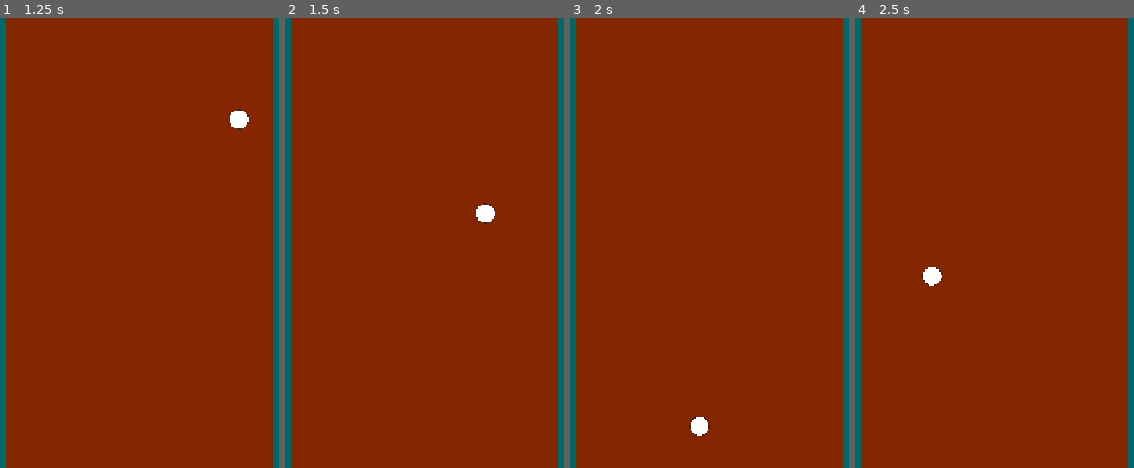
Above: before the commit, frames 1-4 (left to right).
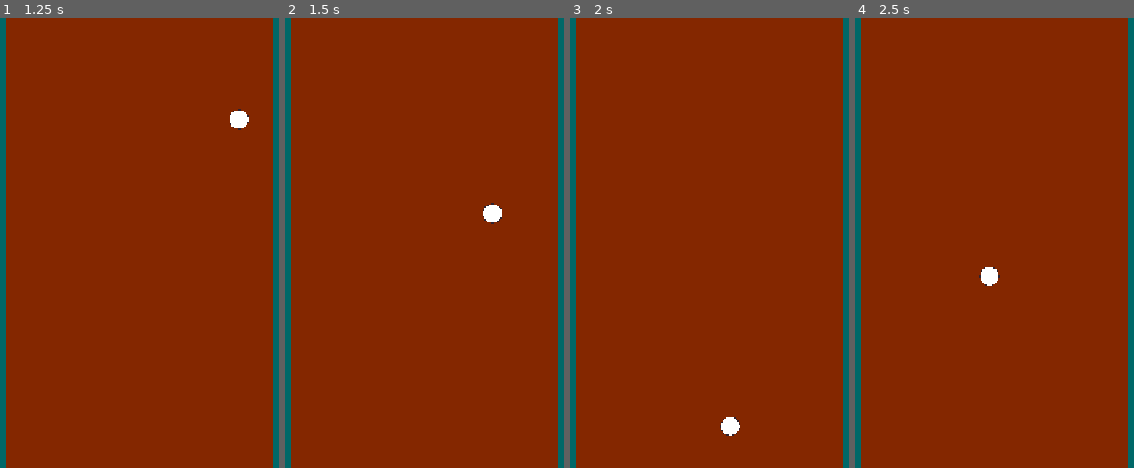
Above: after the commit, the same moments.

Repository: BenjaminVincent/jam-2
Game: Godot game, scene res://scenes/game.tscn
The game is run twice, just before and just after one commit, with the same random seed, the same clock (stepped at 60 frames per second) and the same inputs.
Inputs:
- Up to frame 1 (1.25 s): tap Enter (ui_accept) at 0.5, 0.77 s; hold Right (ui_right) from 0.53 s (still down); tap Space (LAUNCH) at 0.6 s
- Up to frame 2 (1.5 s): keep holding Right (ui_right); tap Space (LAUNCH) at 1.35 s
- Up to frame 3 (2 s): keep holding Right (ui_right); tap Enter (ui_accept) at 1.52 s
- Up to frame 4 (2.5 s): release Right (ui_right) at 2.03 s; hold Left (ui_left) from 2.03 s (still down); tap Space (LAUNCH) at 2.1 s

Frame 1 is identical in both runs. In frame 2, 0.2% of the frame differs, in the area x 68-78%, y 41-46%; in frame 3, 0.5%, in the area x 42-61%, y 88-93%; in frame 4, 0.5%.

Commit message:
added allow_input variable to disable input after launched

Diff:
--- a/scripts/player.gd
+++ b/scripts/player.gd
@@ -11,6 +11,10 @@
 
 var launched: bool = false
 var just_launched: bool = false
+
+var allow_input = true
+
+
 
 func _ready() -> void:
 	print("player is ready")
@@ -26,6 +30,7 @@
 	if just_launched:
 		velocity.x *= LAUNCH_BOOST
 		just_launched = false
+		allow_input = false
 
 	# NOTICE JUMPING
 	if Input.is_action_just_pressed("ui_accept") and is_on_floor():
@@ -52,6 +57,6 @@
 
 
 func _process(_delta: float) -> void:
-	if Input.is_action_just_pressed("LAUNCH"):
+	if Input.is_action_just_pressed("LAUNCH") and allow_input:
 		launched = true
 		just_launched = true
